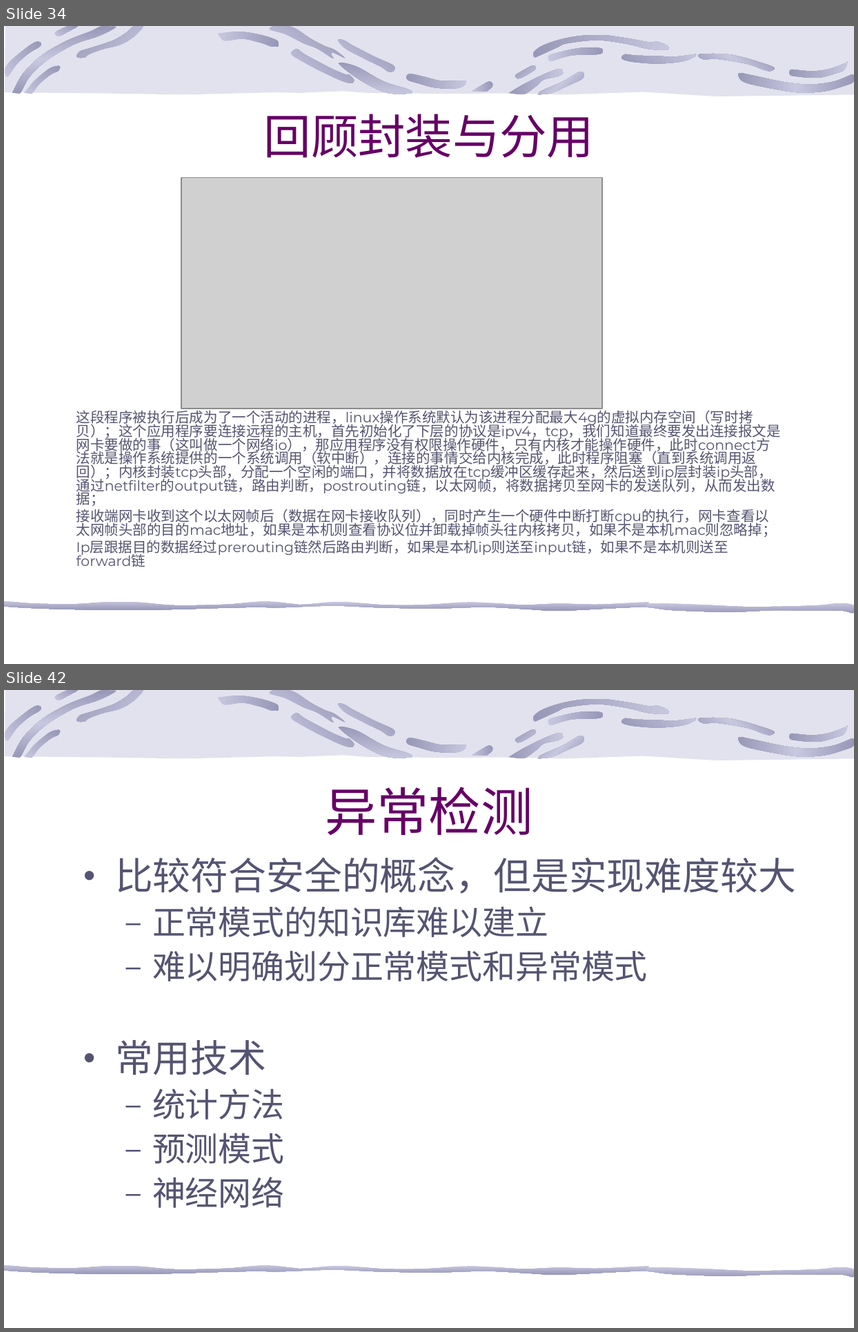
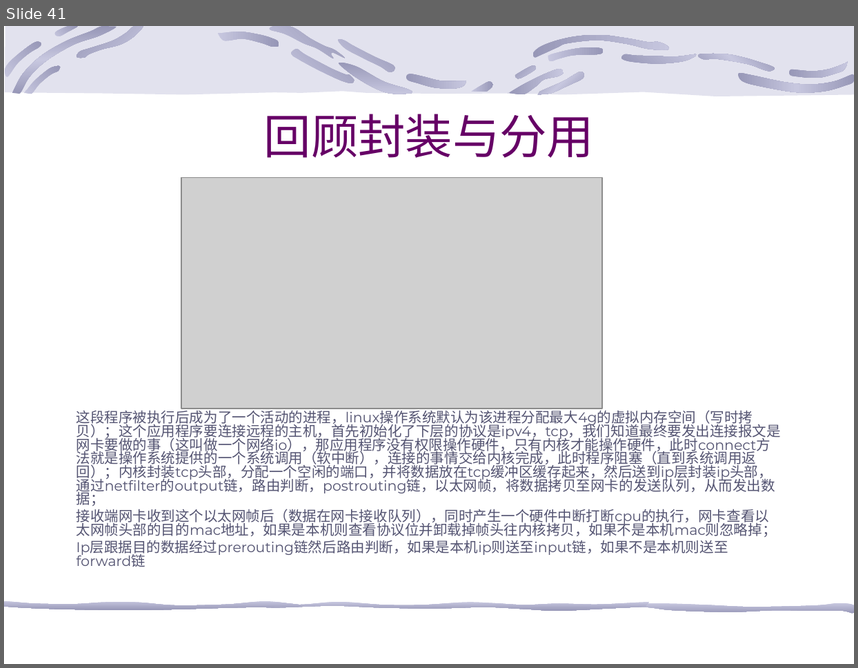
Before and after one commit to 13242084001/shell, a slide deck: 网络知识.ppt. Shown one above the other, each under a label of ours: slides 34 and 42 before the commit, slide 41 after it; the slides between them are not shown. The pictures are 858x1332 and 858x668 pixels, drawn with LibreOffice and Linux fonts; fonts in the diff are those of the drawing; grey boxes stand for pictures; background and template pictures are left out. Boxes give left, top, right and bottom in pixels: in the first picture for what was removed or moved away, otherwise in the second. Text is boxed around its words. In the diff, an @@ line names an element or a change of style, - is before the commit and + after.

```diff
--- a/网络知识.ppt
+++ b/网络知识.ppt
@@ slide 42 removed at [4, 690, 854, 1328], background picture (left out); not listed: 25 template elements that a slide beside it also shows @@
@@ title removed at [325, 787, 533, 835] @@
-异常检测
@@ text removed at [115, 857, 796, 1208] @@
-• 比较符合安全的概念，但是实现难度较大
-  – 正常模式的知识库难以建立
-  – 难以明确划分正常模式和异常模式
-• 常用技术
-  – 统计方法
-  – 预测模式
-  – 神经网络
@@ what was slide 34 is now slide 41 @@
```
Also in this commit, not shown: 7 slides changed, 12 slides added, 43 other slides removed.
